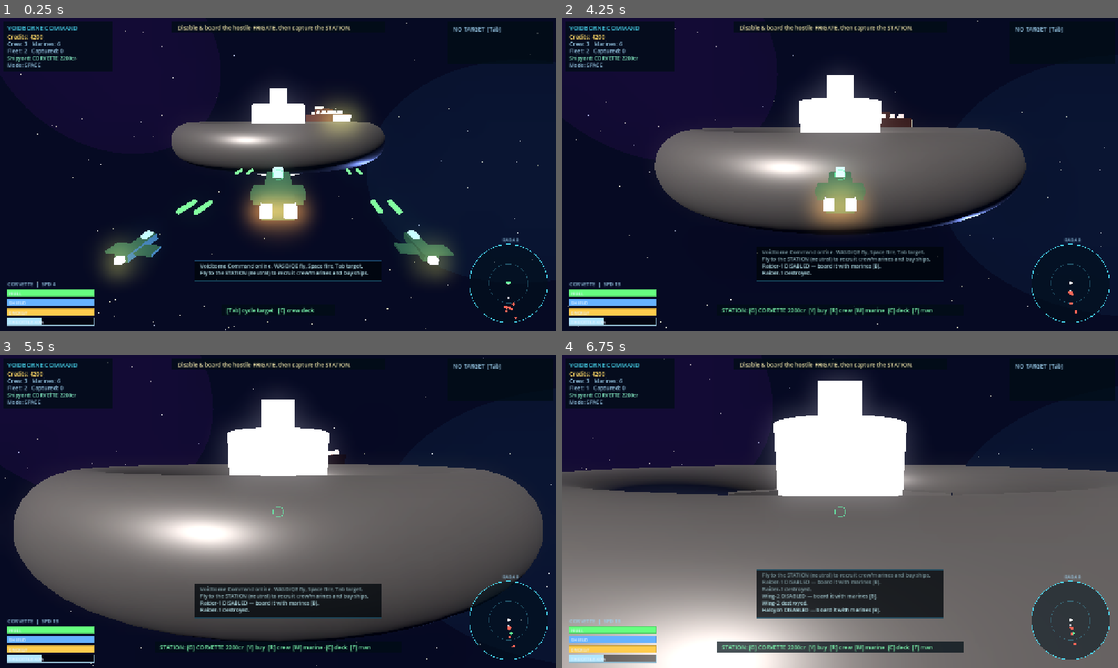
Above: before the commit, frames 1-4 (two rows, left to right).
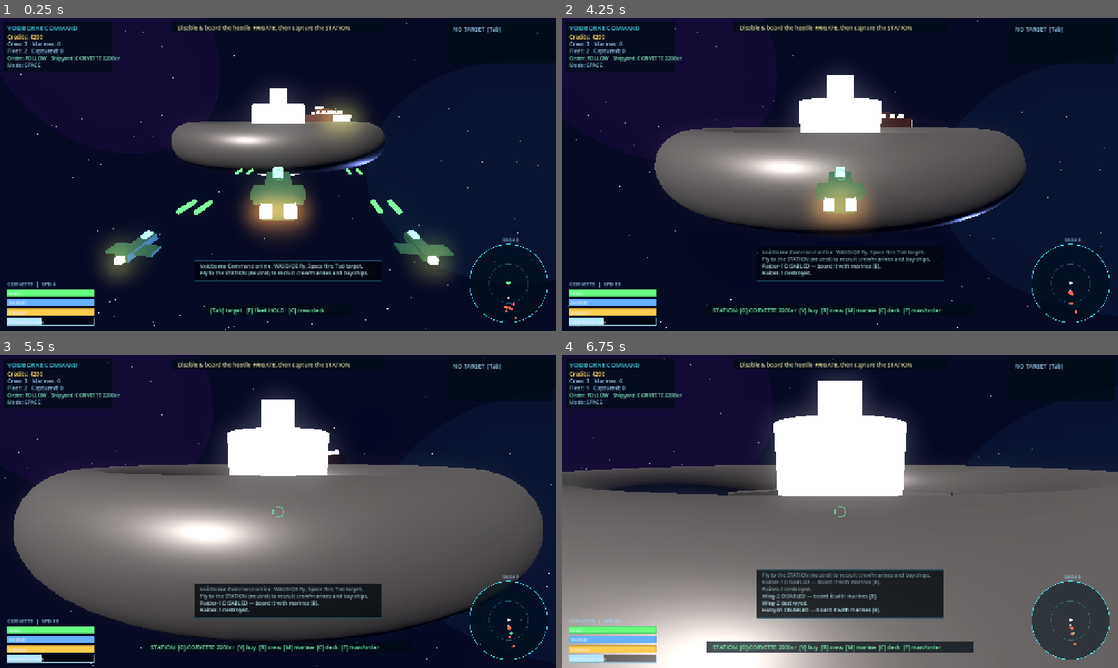
Above: after the commit, the same moments.

Repository: tapkinnu/voidborne-command
Game: Godot game, scene res://scenes/main.tscn
The game is run twice, just before and just after one commit, with the same random seed, the same clock (stepped at 60 frames per second) and the same inputs.
Inputs:
- Up to frame 1 (0.25 s): no input
- Up to frame 2 (4.25 s): no input
- Up to frame 3 (5.5 s): no input
- Up to frame 4 (6.75 s): no input

The runs differ from the first frame. In frame 1, 0.4% of the frame differs, in the area x 1-59%, y 11-95%; in frame 2, 0.7%; in frame 3, 0.7%; in frame 4, 0.8%, in the area x 1-74%, y 11-96%.

Commit message:
feat: add fleet follow hold orders

Diff:
--- a/scripts/hud.gd
+++ b/scripts/hud.gd
@@ -47,7 +47,7 @@
 	_txt(Vector2(16, 48), "Credits: %d" % int(data.get("credits", 0)), Color(1, 0.85, 0.4), 13)
 	_txt(Vector2(16, 64), "Crew: %d   Marines: %d" % [int(data.get("crew_pool", 0)), int(data.get("marine_pool", 0))], C_DIM, 13)
 	_txt(Vector2(16, 80), "Fleet: %d   Captured: %d" % [int(data.get("fleet_count", 0)), int(data.get("captured", 0))], C_DIM, 13)
-	_txt(Vector2(16, 96), "Shipyard: %s %dcr" % [String(data.get("shipyard_class", "corvette")).to_upper(), int(data.get("shipyard_cost", 0))], Color(0.56, 1.0, 0.82), 12)
+	_txt(Vector2(16, 96), "Order: %s   Shipyard: %s %dcr" % [String(data.get("fleet_order", "follow")).to_upper(), String(data.get("shipyard_class", "corvette")).to_upper(), int(data.get("shipyard_cost", 0))], Color(0.56, 1.0, 0.82), 12)
 	_txt(Vector2(16, 112), "Mode: %s" % mode.to_upper(), C_DIM, 12)
 
 	# Objective (top center)
--- a/scripts/main.gd
+++ b/scripts/main.gd
@@ -28,6 +28,8 @@
 var throttle: float = 0.4
 var target: Node3D = null
 var deck_mode: bool = false
+var fleet_order: String = "follow"        # follow | hold
+var fleet_hold_positions: Dictionary = {}  # instance_id -> Vector3
 
 # Boarding state.
 var boarding_active: bool = false
@@ -317,9 +319,29 @@
 			s.velocity = s.velocity.move_toward(Vector3.ZERO, s.accel * delta)
 			continue
 		if s.faction == "player":
-			_ai_follow_player(s, delta)
+			if s.ai_state == "hold" or fleet_order == "hold":
+				_ai_hold_position(s, delta)
+			else:
+				_ai_follow_player(s, delta)
 		else:
 			_ai_combat(s, delta)
+
+func _ai_hold_position(s: Node3D, delta: float) -> void:
+	# Fleet command mode: hold the current tactical point while still firing at
+	# close hostiles. This makes [F] a real command order, not only a crew-assignment key.
+	var id: int = s.get_instance_id()
+	if not fleet_hold_positions.has(id):
+		fleet_hold_positions[id] = s.global_position
+	var goal: Vector3 = fleet_hold_positions[id]
+	var enemy: Node3D = _nearest(s, "hostile")
+	if enemy != null and s.global_position.distance_to(enemy.global_position) < s.weapon_range:
+		_face_and_fire(s, enemy, delta)
+		s.target = enemy
+	if s.global_position.distance_to(goal) > 7.0:
+		_steer_toward(s, goal, delta, 0.45)
+	else:
+		s.throttle = 0.0
+		s.velocity = s.velocity.move_toward(Vector3.ZERO, s.accel * delta)
 
 func _ai_follow_player(s: Node3D, delta: float) -> void:
 	# Fleet formation: ring offset behind the player; engage nearby hostiles.
@@ -864,7 +886,8 @@
 	if audio: audio.play("ui_buy")
 
 func _toggle_fleet_follow() -> void:
-	# Re-man any unmanned owned ships if crew is now available.
+	# First use available crew to man any owned ships; if none need crew, [F] toggles
+	# a tactical fleet order between follow formation and hold position.
 	var changed: int = 0
 	for s in ships:
 		if not is_instance_valid(s) or s.faction != "player" or s.is_player:
@@ -873,13 +896,29 @@
 			Game.crew_pool -= s.crew_needed
 			s.crew_assigned = s.crew_needed
 			s.manned = true
-			s.ai_state = "follow"
+			s.ai_state = fleet_order
 			changed += 1
 	if changed > 0:
-		_msg("Assigned crew to %d ship(s) — now manned and following." % changed)
+		_msg("Assigned crew to %d ship(s) — now manned and %s." % [changed, fleet_order])
 		if audio: audio.play("ui_recruit")
+		return
+
+	if fleet_order == "follow":
+		fleet_order = "hold"
+		fleet_hold_positions.clear()
+		for fs in ships:
+			if is_instance_valid(fs) and fs.faction == "player" and not fs.is_player and fs.manned:
+				fs.ai_state = "hold"
+				fleet_hold_positions[fs.get_instance_id()] = fs.global_position
+		_msg("Fleet order: HOLD POSITION and cover the flagship.")
 	else:
-		_msg("Fleet holding formation.")
+		fleet_order = "follow"
+		fleet_hold_positions.clear()
+		for fs2 in ships:
+			if is_instance_valid(fs2) and fs2.faction == "player" and not fs2.is_player and fs2.manned:
+				fs2.ai_state = "follow"
+		_msg("Fleet order: FOLLOW formation on the flagship.")
+	if audio: audio.play("ui_recruit")
 
 func _set_deck_mode(on: bool) -> void:
 	deck_mode = on
@@ -921,6 +960,7 @@
 	d["crew_pool"] = Game.crew_pool
 	d["marine_pool"] = Game.marine_pool
 	d["fleet_count"] = _count_fleet()
+	d["fleet_order"] = fleet_order
 	d["captured"] = Game.captured_count
 	d["shipyard_class"] = _shipyard_class()
 	d["shipyard_cost"] = _shipyard_cost()
@@ -979,10 +1019,10 @@
 
 func _context_prompt() -> String:
 	if is_instance_valid(station) and _pdist(station) < 70.0:
-		return "STATION: [G] %s %dcr  [Y] buy  [R] crew  [M] marine  [C] deck  [F] man" % [_shipyard_class().to_upper(), _shipyard_cost()]
+		return "STATION: [G] %s %dcr  [Y] buy  [R] crew  [M] marine  [C] deck  [F] man/order" % [_shipyard_class().to_upper(), _shipyard_cost()]
 	if is_instance_valid(target) and target.disabled and target.faction != "player":
 		return "[B] board %s with marines" % target.ship_name
-	return "[Tab] cycle target   [C] crew deck"
+	return "[Tab] target   [F] fleet %s   [C] crew deck" % ("HOLD" if fleet_order == "follow" else "FOLLOW")
 
 func _build_radar() -> Array:
 	var blips: Array = []
--- /dev/null
+++ b/tests/test_fleet_orders.gd
@@ -0,0 +1,60 @@
+extends SceneTree
+# Regression test for explicit fleet command orders. The vertical slice must let the
+# player command manned purchased/captured ships, not only passively follow.
+
+var failed: bool = false
+
+func _fail(msg: String) -> void:
+	push_error(msg)
+	failed = true
+
+func _initialize() -> void:
+	var packed: PackedScene = load("res://scenes/main.tscn")
+	if packed == null:
+		_fail("main.tscn failed to load")
+		quit(1)
+		return
+	var main: Node = packed.instantiate()
+	root.add_child(main)
+	await process_frame
+	await process_frame
+
+	var audio_node: Node = main.get("audio")
+	if audio_node != null:
+		audio_node.set("enabled", false)
+
+	var escort: Node = null
+	for s in main.ships:
+		if is_instance_valid(s) and String(s.faction) == "player" and not bool(s.is_player):
+			escort = s
+			break
+	if escort == null:
+		_fail("no player escort available for fleet-order test")
+
+	if not failed:
+		if str(main.get("fleet_order")) != "follow":
+			_fail("fleet should start in follow order")
+		main.call("_toggle_fleet_follow")
+		await process_frame
+		if str(main.get("fleet_order")) != "hold":
+			_fail("F command without crew assignment should switch fleet_order to hold")
+		if str(escort.get("ai_state")) != "hold":
+			_fail("manned escort did not receive hold ai_state")
+		var holds: Dictionary = main.get("fleet_hold_positions")
+		if not holds.has(escort.get_instance_id()):
+			_fail("hold order did not record escort hold position")
+
+	if not failed:
+		main.call("_toggle_fleet_follow")
+		await process_frame
+		if str(main.get("fleet_order")) != "follow":
+			_fail("second F command should switch fleet_order back to follow")
+		if str(escort.get("ai_state")) != "follow":
+			_fail("manned escort did not return to follow ai_state")
+
+	if not failed:
+		print("FLEET_ORDER_TEST_PASS")
+	if is_instance_valid(main):
+		main.queue_free()
+		await process_frame
+	quit(1 if failed else 0)
Not shown, changed: README.md
Not shown, changed: docs/GDD.md
Not shown, changed: docs/studio/02_qa_gates.md
Not shown, changed: docs/studio/definition_of_done.md
